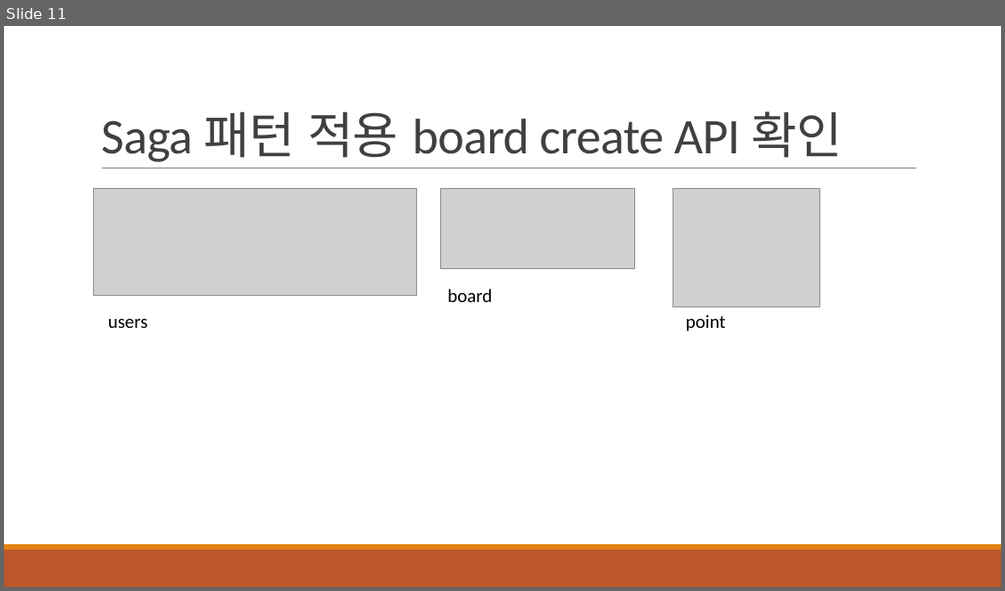
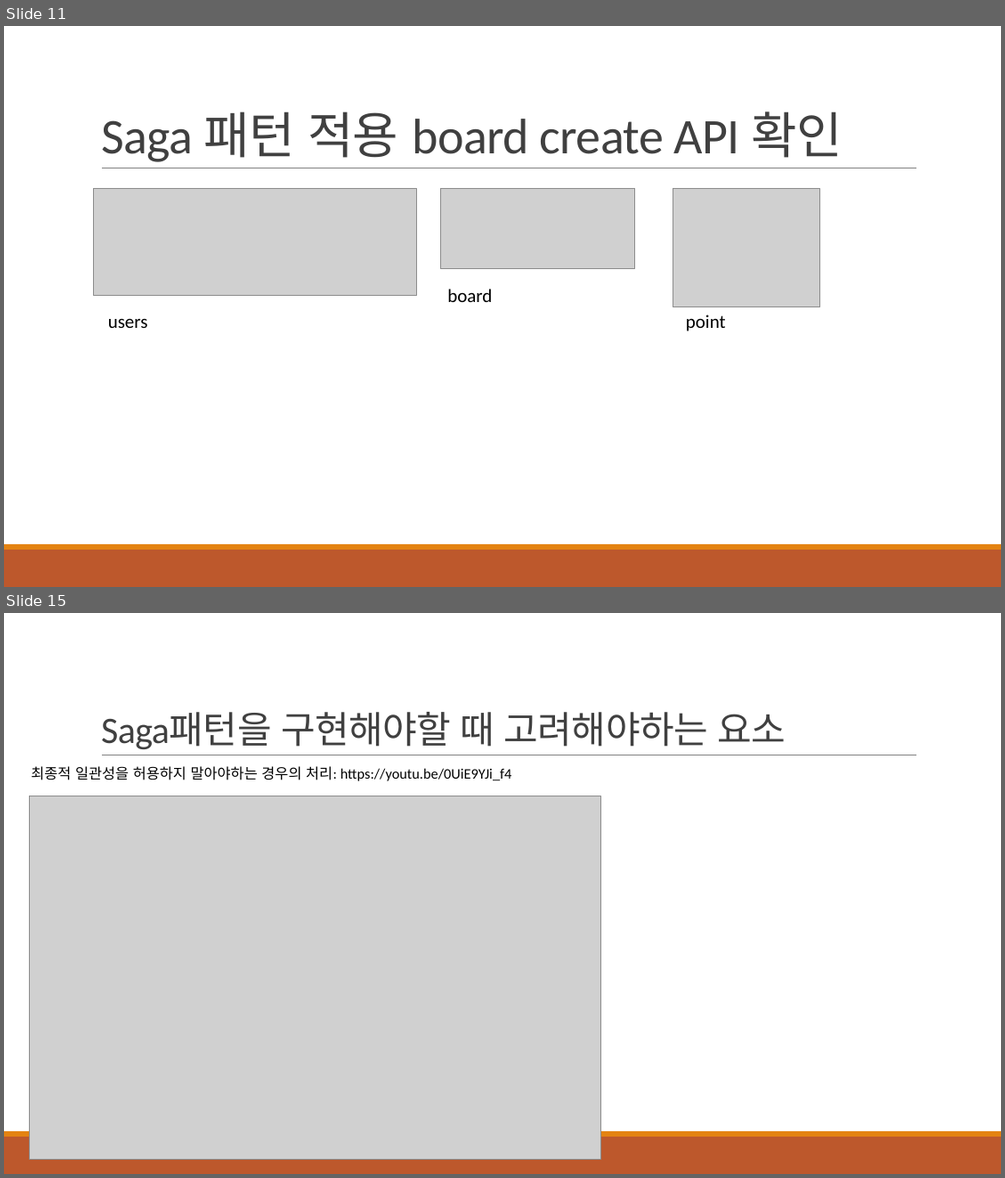
Before and after one commit to khb3025/study-msa, a slide deck: msa-ppt/5. MSA환경에서 트랜잭션 관리.pptx. Shown one above the other, each under a label of ours: slide 11 before the commit, slides 11 and 15 after it; the slides between them are not shown. The pictures are 1005x591 and 1005x1178 pixels, drawn with LibreOffice and Linux fonts; fonts in the diff are those of the drawing; grey boxes stand for pictures. Boxes give left, top, right and bottom in pixels: in the first picture for what was removed or moved away, otherwise in the second. Text is boxed around its words. In the diff, an @@ line names an element or a change of style, - is before the commit and + after.

Commit message:
feat : MSA Saga 패턴에 의한 최종적 일관성 확인

```diff
--- a/msa-ppt/5. MSA환경에서 트랜잭션 관리.pptx
+++ b/msa-ppt/5. MSA환경에서 트랜잭션 관리.pptx
@@ slide 15 added at <box>4,613,1001,1174</box>, background #FFFFFF; not listed: 3 template elements that a slide beside it also shows @@
@@ title added at <box>101,712,785,749</box>, 36 pt, text #404040 @@
+Saga패턴을 구현해야할 때 고려해야하는 요소
@@ text added at <box>31,766,512,781</box>, 14 pt, text #000000 @@
+최종적 일관성을 허용하지 말아야하는 경우의 처리: https://youtu.be/0UiE9YJi_f4
@@ picture added at <box>30,796,600,1159</box> @@
```
Also in this commit, not shown: 3 other slides added, 2 other files.
